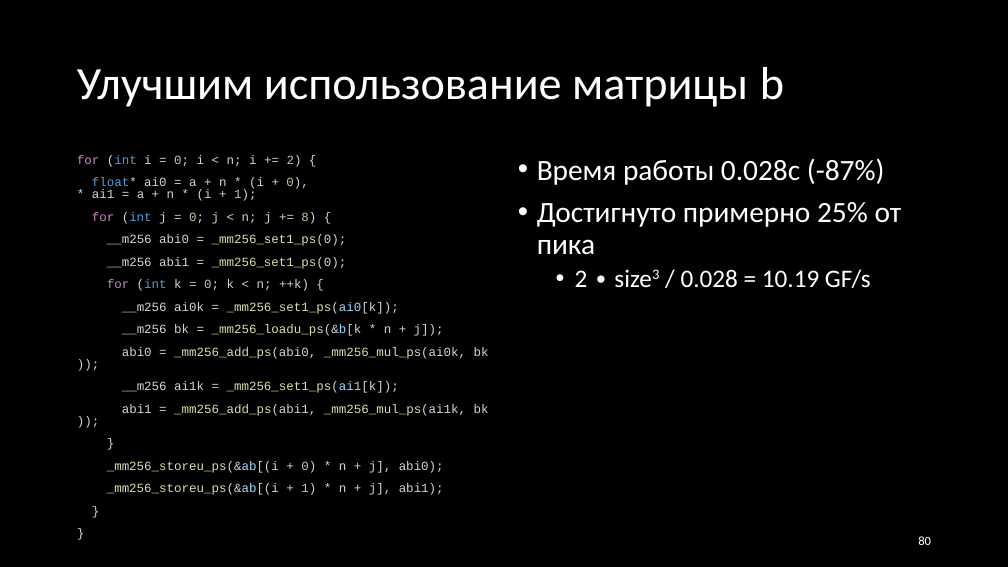
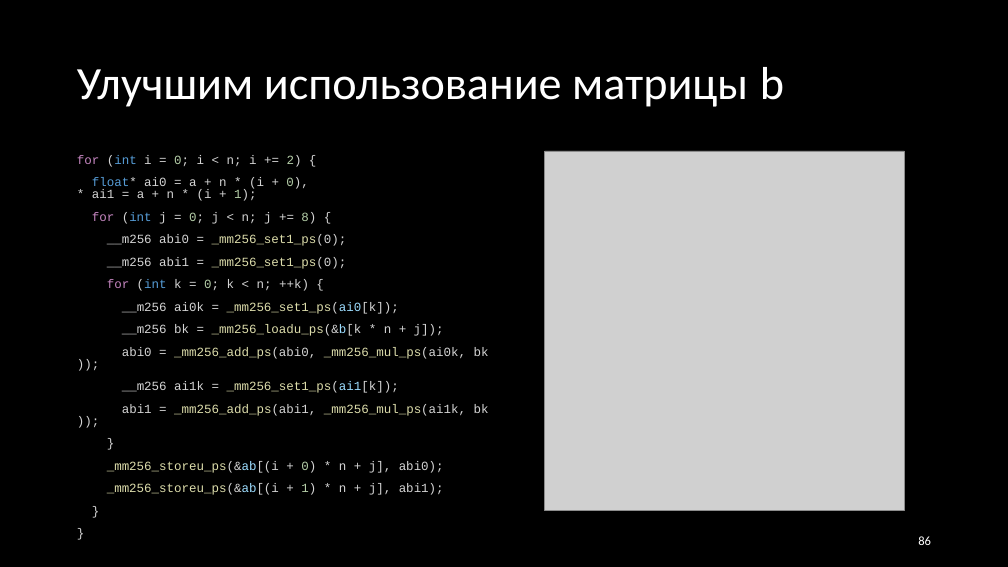
Before and after one commit to Evgueni-Petrov-aka-espetrov/Algorithms-and-Programming-in-C-pptx, a slide deck: slide 86 of 27 Эффективный код.pptx (slide 80 before the commit). Drawn at 1008x567 pixels with LibreOffice and Linux fonts; fonts in the diff are those of the drawing; grey boxes stand for pictures. Boxes give left, top, right and bottom in pixels: in the first picture for what was removed or moved away, otherwise in the second. Text is boxed around its words. In the diff, an @@ line names an element or a change of style, - is before the commit and + after.

Commit message:
добавил код умножения матриц с эффективностью 85%

```diff
--- a/27 Эффективный код.pptx
+++ b/27 Эффективный код.pptx
@@ text removed at bbox=[537, 158, 902, 288] @@
-• Время работы 0.028с (-87%)
-• Достигнуто примерно 25% от пика
-  • 2 ∙ size3 / 0.028 = 10.19 GF/s
@@ picture added at bbox=[544, 151, 904, 511] @@
@@ page number at bbox=[918, 536, 931, 545]: text changed @@
-80
+86
```
Also in this commit, not shown: 36 other slides changed, 9 slides added.
